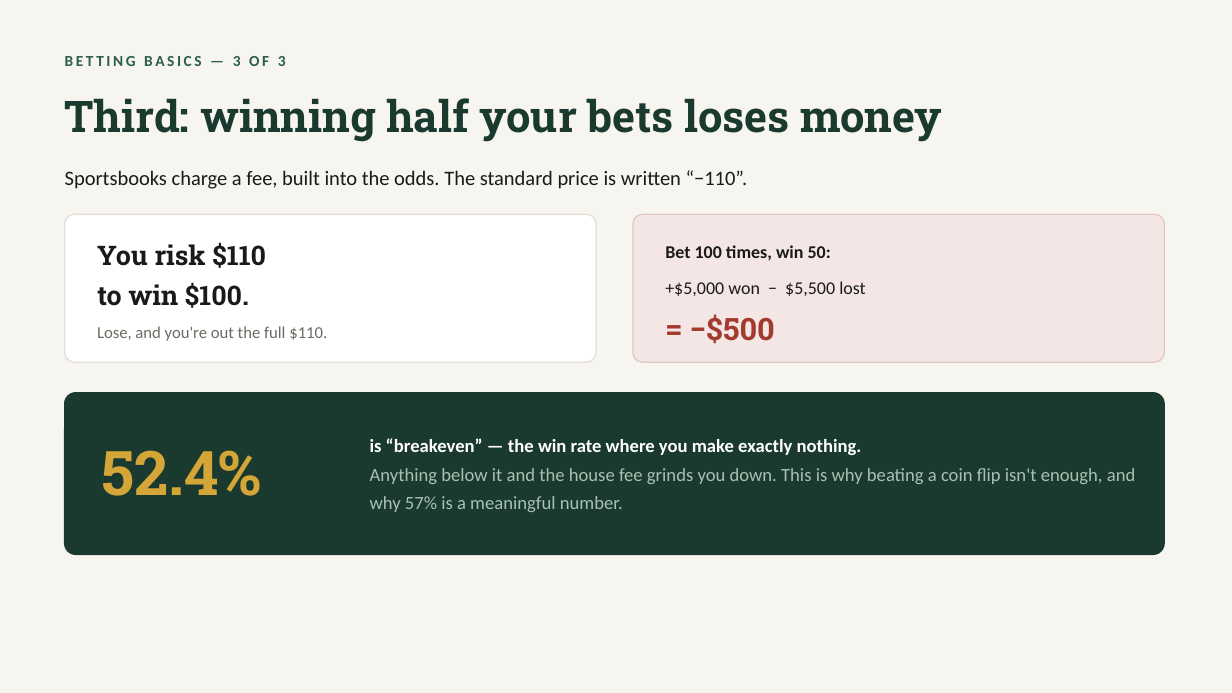
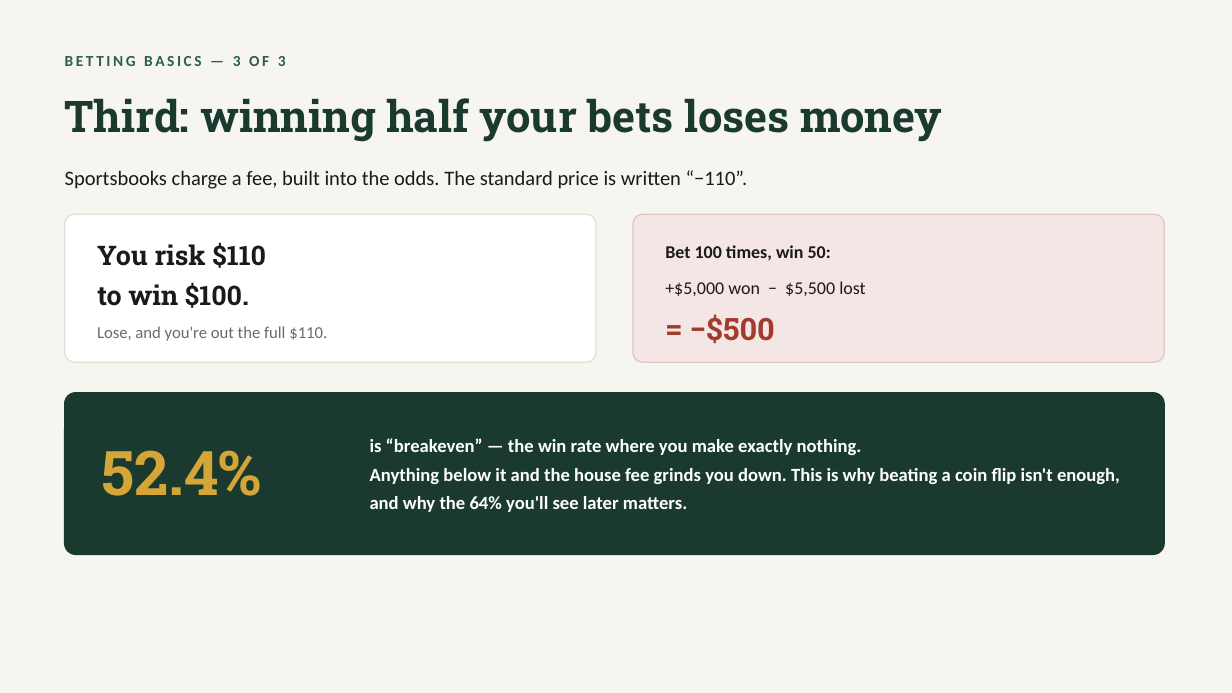
Before and after one commit to bmckelvey11/over-zero, a slide deck: slide 5 of docs/floor-bias-strategy.pptx. Drawn at 1232x693 pixels with LibreOffice and Linux fonts; fonts in the diff are those of the drawing. Boxes give left, top, right and bottom in pixels: in the first picture for what was removed or moved away, otherwise in the second. Text is boxed around its words. In the diff, an @@ line names an element or a change of style, - is before the commit and + after.

```diff
--- a/docs/floor-bias-strategy.pptx
+++ b/docs/floor-bias-strategy.pptx
@@ text at (370,438,1120,512): text changed; text colour #A9C0B3 to #FFFFFF; bold on @@
-is “breakeven” — the win rate where you make exactly nothing.
-Anything below it and the house fee grinds you down. This is why beating a coin flip isn't enough, and why 57% is a meaningful number.
+is “breakeven” — the win rate where you make exactly nothing.
+Anything below it and the house fee grinds you down. This is why beating a coin flip isn't enough, and why the 64% you'll see later matters.
```
Also in this commit, not shown: 8 other slides changed, 2 other files.
